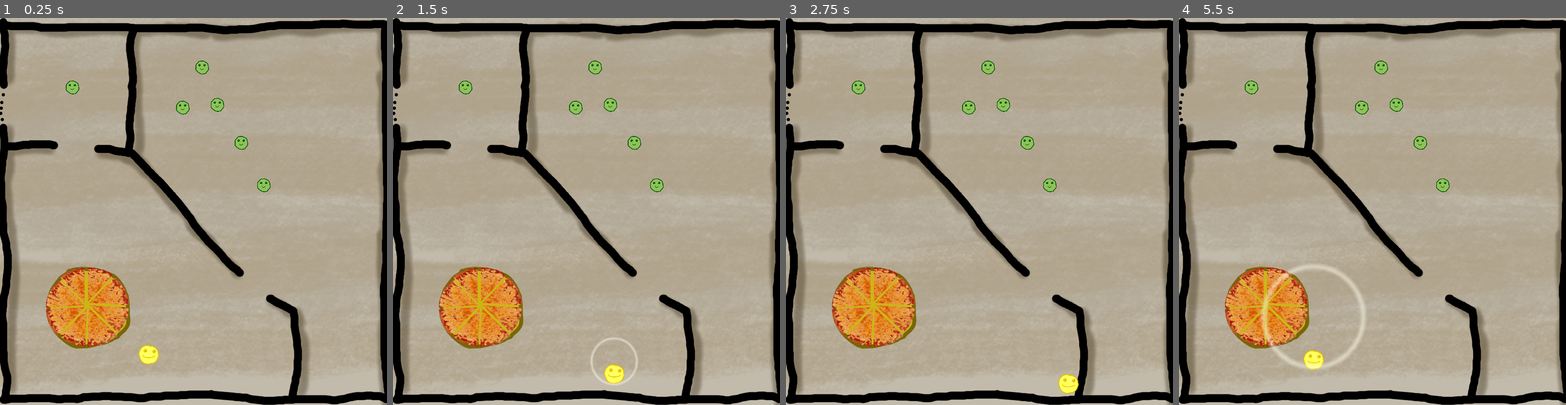
Above: before the commit, frames 1-4 (left to right).
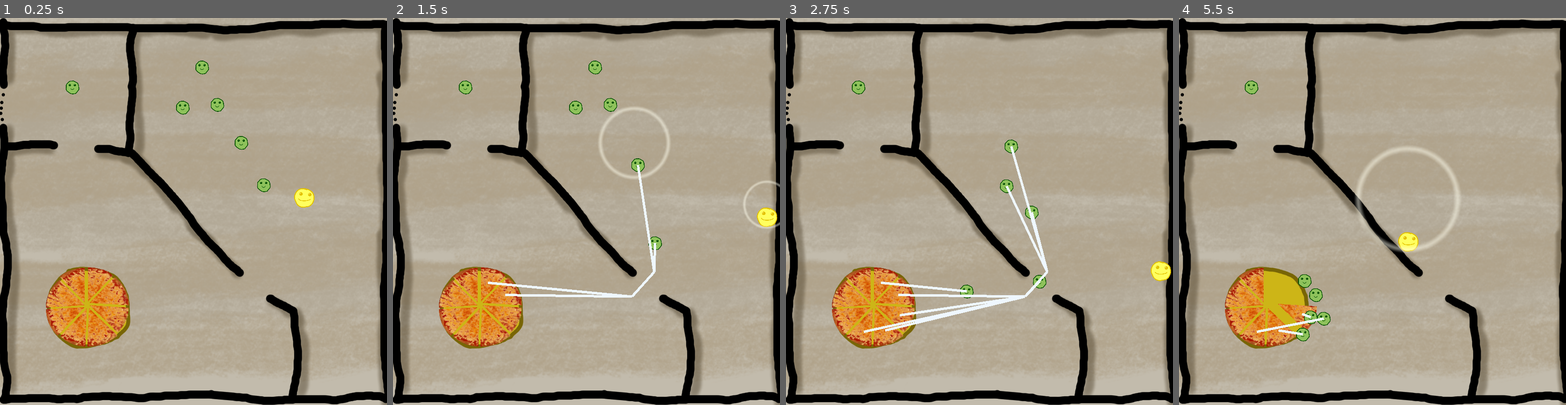
Above: after the commit, the same moments.

Repository: jalarimar/pizza
Game: Godot game, scene res://Level 1.tscn
The game is run twice, just before and just after one commit, with the same random seed, the same clock (stepped at 60 frames per second) and the same inputs.
Inputs (mouse positions are in pixels of both pictures, inside the frame that each line leads up to):
- Up to frame 1 (0.25 s): no input
- Up to frame 2 (1.5 s): tap Enter at 0.5 s; move the mouse to (609, 103) at 0.52 s; hold D (right) 0.53-1.28 s; hold Space (space) 0.53-1.28 s; move the mouse to (632, 141) at 1.27 s; hold S (down) from 1.28 s (still down); tap Space (space) at 1.35 s
- Up to frame 3 (2.75 s): move the mouse to (1049, 184) at 2.02 s; release S (down) at 2.03 s; hold D (right) from 2.03 s (still down); hold Space (space) from 2.03 s (still down)
- Up to frame 4 (5.5 s): move the mouse to (1360, 107) at 2.77 s; release D (right) at 2.78 s; release Space (space) at 2.78 s; hold W (up) 2.78-3.53 s; tap Space (space) at 2.85, 4.35 s; move the mouse to (1380, 68) at 3.52 s; hold Space (space) 3.53-4.28 s; hold A (left) 3.53-5.03 s; move the mouse to (1252, 87) at 4.27 s; move the mouse to (1391, 211) at 5.02 s; hold S (down) from 5.03 s (still down); hold Space (space) from 5.03 s (still down)

The runs differ from the first frame. In frame 1, 0.4% of the frame differs, in the area x 35-82%, y 43-90%; in frame 2, 2.2%; in frame 3, 2.7%; in frame 4, 4.3%, in the area x 20-73%, y 11-91%.

Commit message:
Make friends stop once they have eaten.

Diff:
--- a/Friend.gd
+++ b/Friend.gd
@@ -1,6 +1,7 @@
 extends KinematicBody2D
 signal speak_pizza
 
+# stats
 var speak_range = 1      # 1, 2, 3
 var is_chatty = false
 var hungryness = 1    # 1, 2, 3
@@ -9,15 +10,9 @@
 var direction = Vector2.UP
 var speed = 200
 
+# variables
+var full = false
 var target = null
-
-enum State {
-    IDLE,
-    HUNTING,
-    FULL,
-}
-
-var state = State.IDLE
 
 func _ready():
     # randomly generate stats
@@ -25,8 +20,8 @@
     # set image depending on stats
     $Sprite.texture = load("res://person_friend.png")
 
-func _physics_process(delta):
-    if is_aware:
+func _process(delta):
+    if is_aware and not full:
         move_and_slide(direction * speed)
 
 func on_reach_pizza():
@@ -37,6 +32,7 @@
     if target.is_in_group("pizza_slices"):
         target.be_eaten(position)
         yield(target, "eaten")
+        full = true
         target = null
 
 
--- a/FriendNavigator.gd
+++ b/FriendNavigator.gd
@@ -10,7 +10,7 @@
 func _process(delta):
     var pizza_box = get_tree().get_nodes_in_group("pizza_box")[0]
     for friend in get_tree().get_nodes_in_group("friend"):
-        if not friend.is_aware:
+        if not friend.is_aware or friend.full:
             continue
 
         var target
--- a/Level 1.tscn
+++ b/Level 1.tscn
@@ -129,7 +129,7 @@
 texture = ExtResource( 13 )
 
 [node name="Player" parent="." instance=ExtResource( 14 )]
-position = Vector2( 307.172, 696.278 )
+position = Vector2( 628.84, 372.156 )
 
 [node name="Friend" parent="." instance=ExtResource( 15 )]
 position = Vector2( 449.352, 179.25 )
Not shown, added: table.png.import
